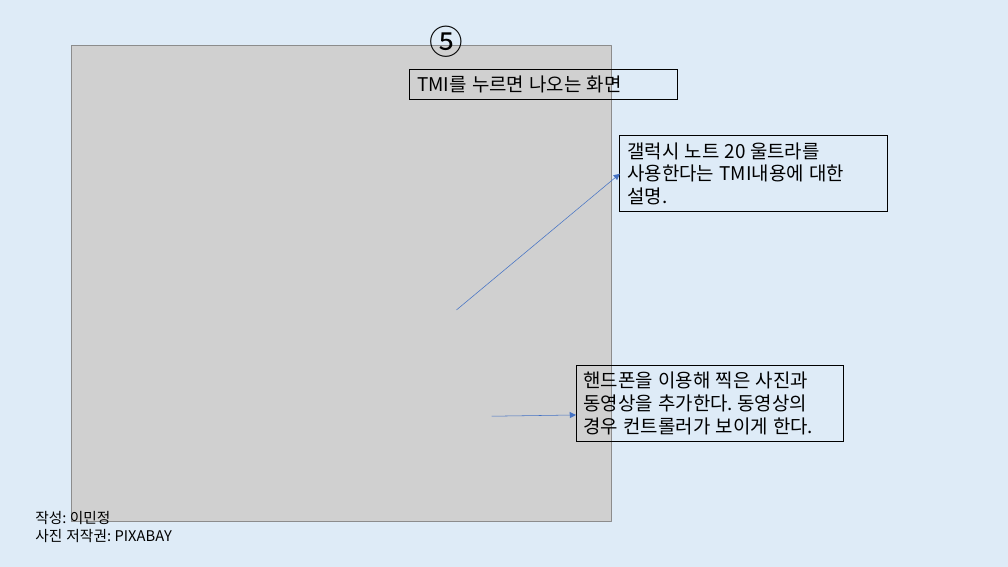
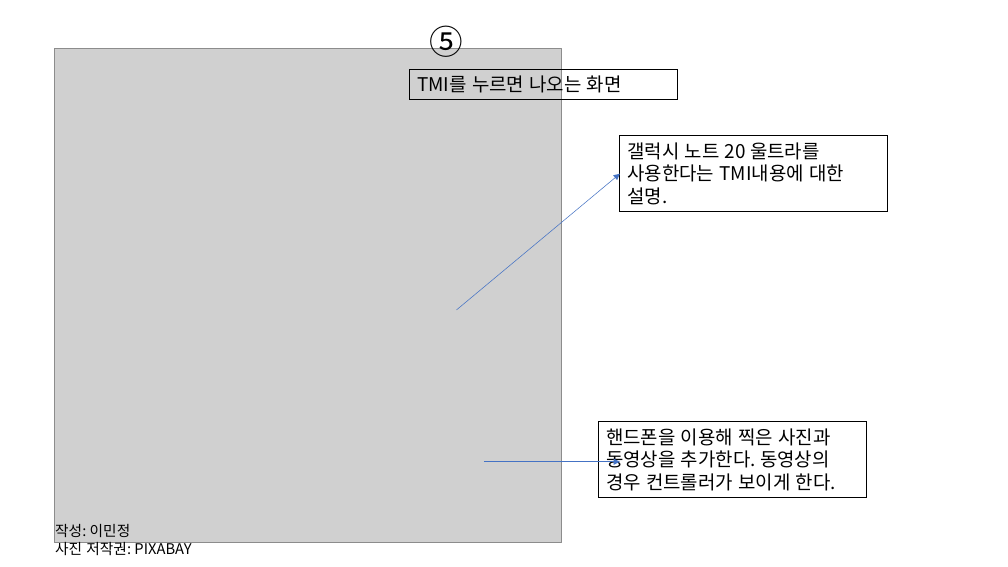
Before and after one commit to Lee-Min-Jung/-, a slide deck: slide 7 of 1911330 이민정 기획서.pptx. Drawn at 1008x567 pixels with LibreOffice and Linux fonts; fonts in the diff are those of the drawing; grey boxes stand for pictures. Boxes give left, top, right and bottom in pixels: in the first picture for what was removed or moved away, otherwise in the second. Text is boxed around its words. In the diff, an @@ line names an element or a change of style, - is before the commit and + after.

```diff
--- a/1911330 이민정 기획서.pptx
+++ b/1911330 이민정 기획서.pptx
@@ background #DEEBF7 to #FFFFFF @@
@@ picture: place and size @@
-picture at [72, 45, 611, 521]
+picture at [54, 48, 563, 543]
@@ rectangle "핸드폰을 이용해 찍은 사진과 동영상을 ...": place and size @@
-rectangle "핸드폰을 이용해 찍은 사진과 동영상을 ..." at [576, 365, 844, 442]
+rectangle "핸드폰을 이용해 찍은 사진과 동영상을 ..." at [599, 422, 867, 498]
@@ arrow moved from (492, 417) - (576, 415) to (484, 462) - (620, 462) @@
@@ text "작성: 이민정": place and size @@
-text "작성: 이민정" at [35, 509, 172, 542]
+text "작성: 이민정" at [55, 524, 191, 555]
```
Also in this commit, not shown: 5 other slides changed, 8 other files.
